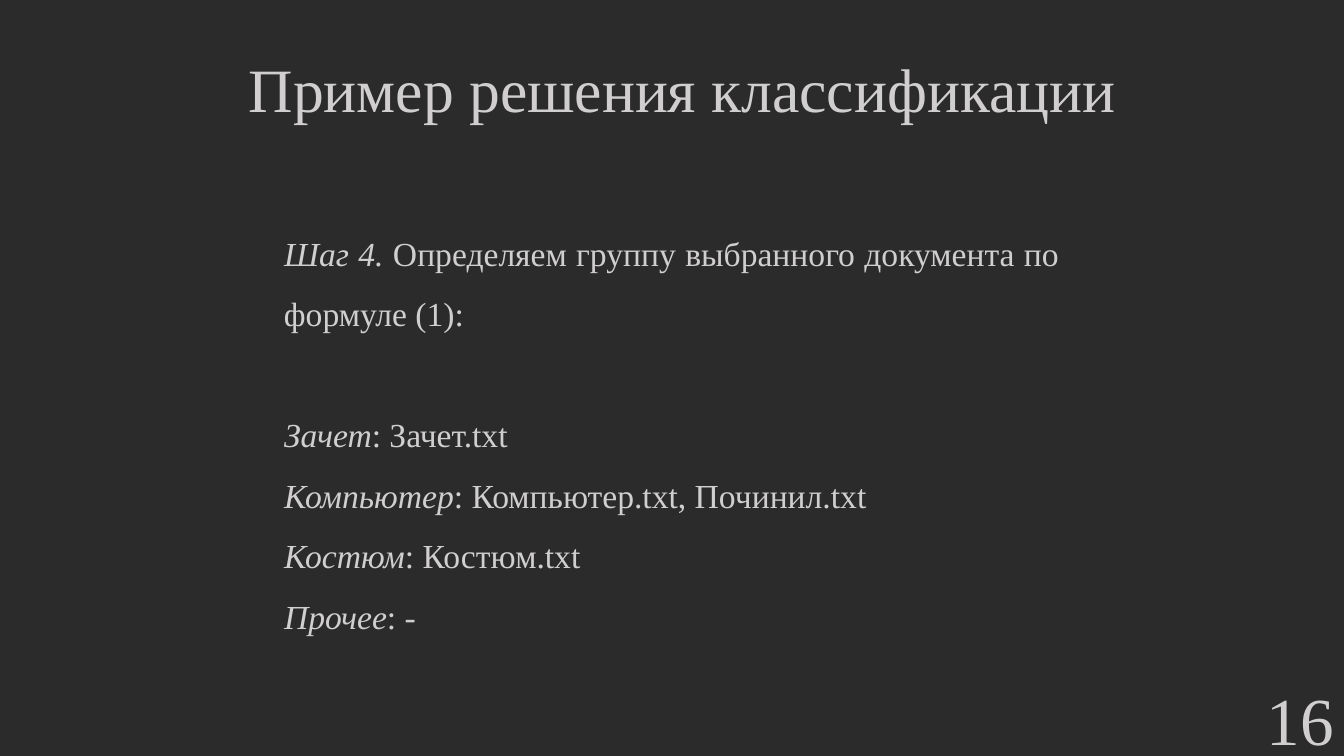
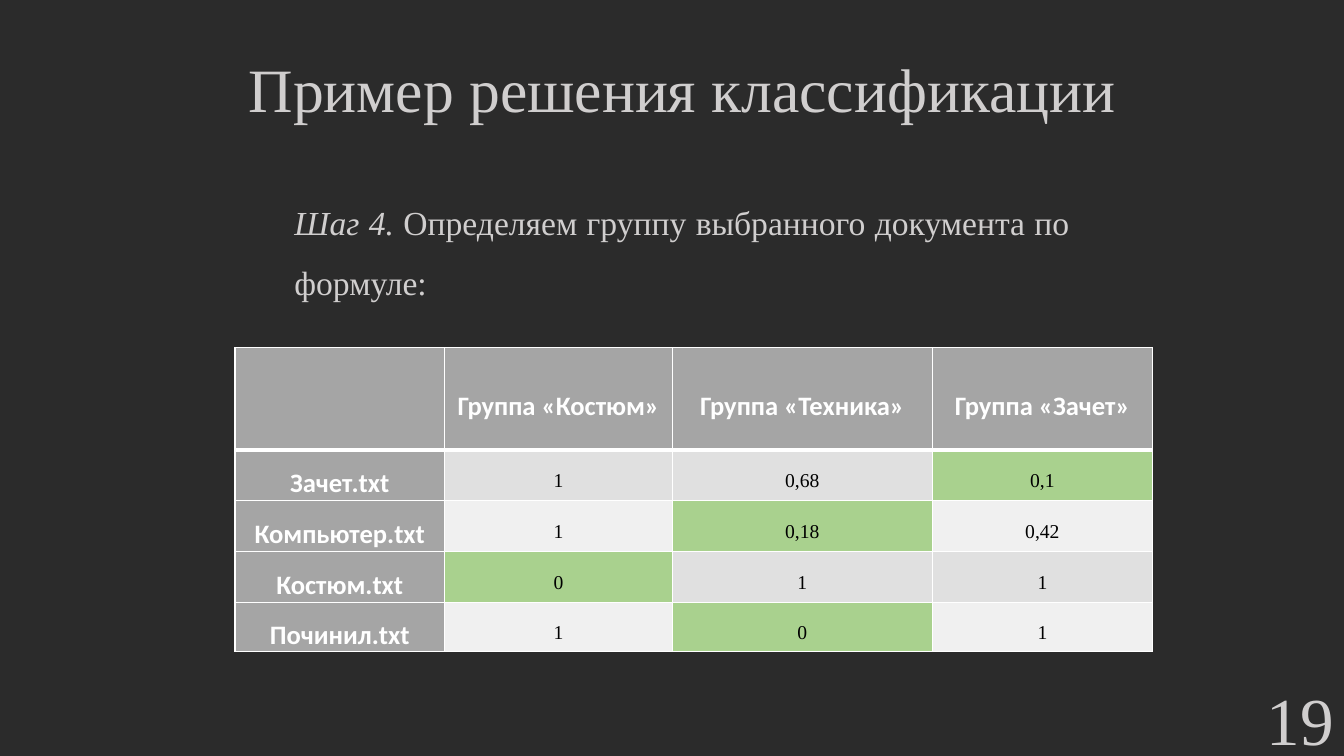
Before and after one commit to hetikk/diplom, a slide deck: slide 19 of docs/Презентация.pptx (slide 16 before the commit). Drawn at 1344x756 pixels with LibreOffice and Linux fonts; fonts in the diff are those of the drawing; background and template pictures are left out; a plain dark background stands for a picture behind light text. Boxes give left, top, right and bottom in pixels: in the first picture for what was removed or moved away, otherwise in the second. Text is boxed around its words. In the diff, an @@ line names an element or a change of style, - is before the commit and + after.

```diff
--- a/docs/Презентация.pptx
+++ b/docs/Презентация.pptx
@@ text at [294,211,1069,302]: text changed @@
-Шаг 4. Определяем группу выбранного документа по формуле (1):
-Зачет: Зачет.txt
-Компьютер: Компьютер.txt, Починил.txt
-Костюм: Костюм.txt
-Прочее: -
+Шаг 4. Определяем группу выбранного документа по формуле:
@@ table added at [235,348,1153,652], 5 rows, 4 columns @@
+ | Группа «Костюм» | Группа «Техника» | Группа «Зачет»
+Зачет.txt | 1 | 0,68 | 0,1
+Компьютер.txt | 1 | 0,18 | 0,42
+Костюм.txt | 0 | 1 | 1
+Починил.txt | 1 | 0 | 1
@@ page number at [1267,700,1334,746]: text changed @@
-16
+19
```
Also in this commit, not shown: 14 other slides changed, 5 slides added, 11 other files.
